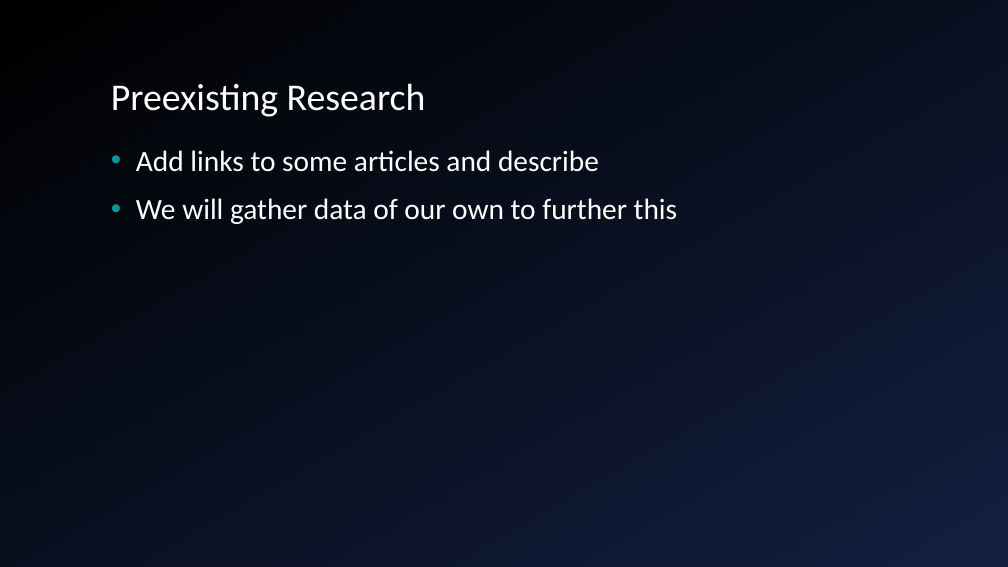
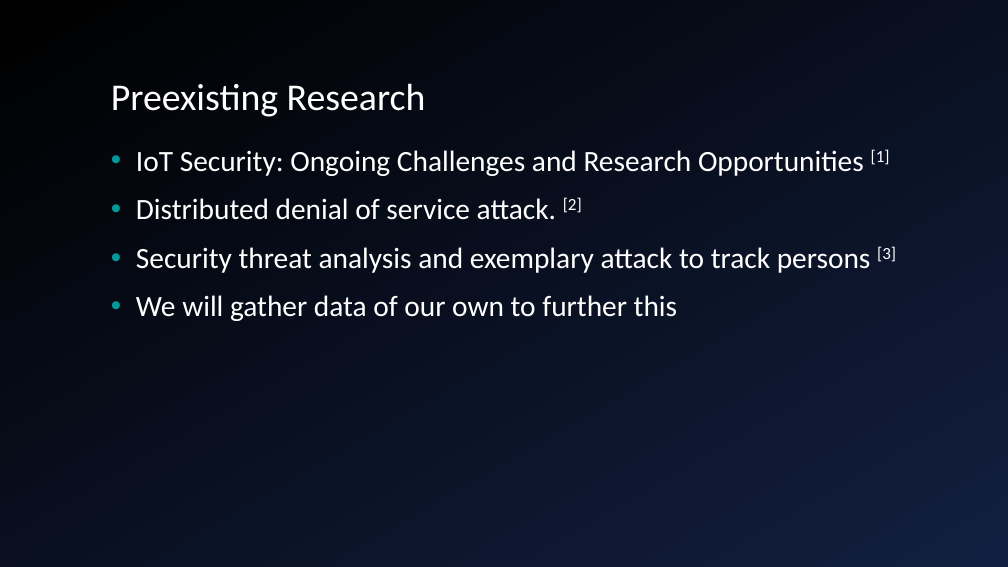
Before and after one commit to giacoppd/Security-For-Robotics, a slide deck: slide 5 of docs/progress_report/progress_report.ppt. Drawn at 1008x567 pixels with LibreOffice and Linux fonts; fonts in the diff are those of the drawing; background and template pictures are left out. Boxes give left, top, right and bottom in pixels: in the first picture for what was removed or moved away, otherwise in the second. Text is boxed around its words. In the diff, an @@ line names an element or a change of style, - is before the commit and + after.

```diff
--- a/docs/progress_report/progress_report.ppt
+++ b/docs/progress_report/progress_report.ppt
@@ background gradient #000000 to #121F40 to gradient #121F40 to #000000 @@
@@ text at (x1=136, y1=149, x2=896, y2=273): text changed @@
-• Add links to some articles and describe
+• IoT Security: Ongoing Challenges and Research Opportunities [1]
+• Distributed denial of service attack. [2]
+• Security threat analysis and exemplary attack to track persons [3]
```
Also in this commit, not shown: 11 other slides changed, 5 slides added, 3 slides removed.
